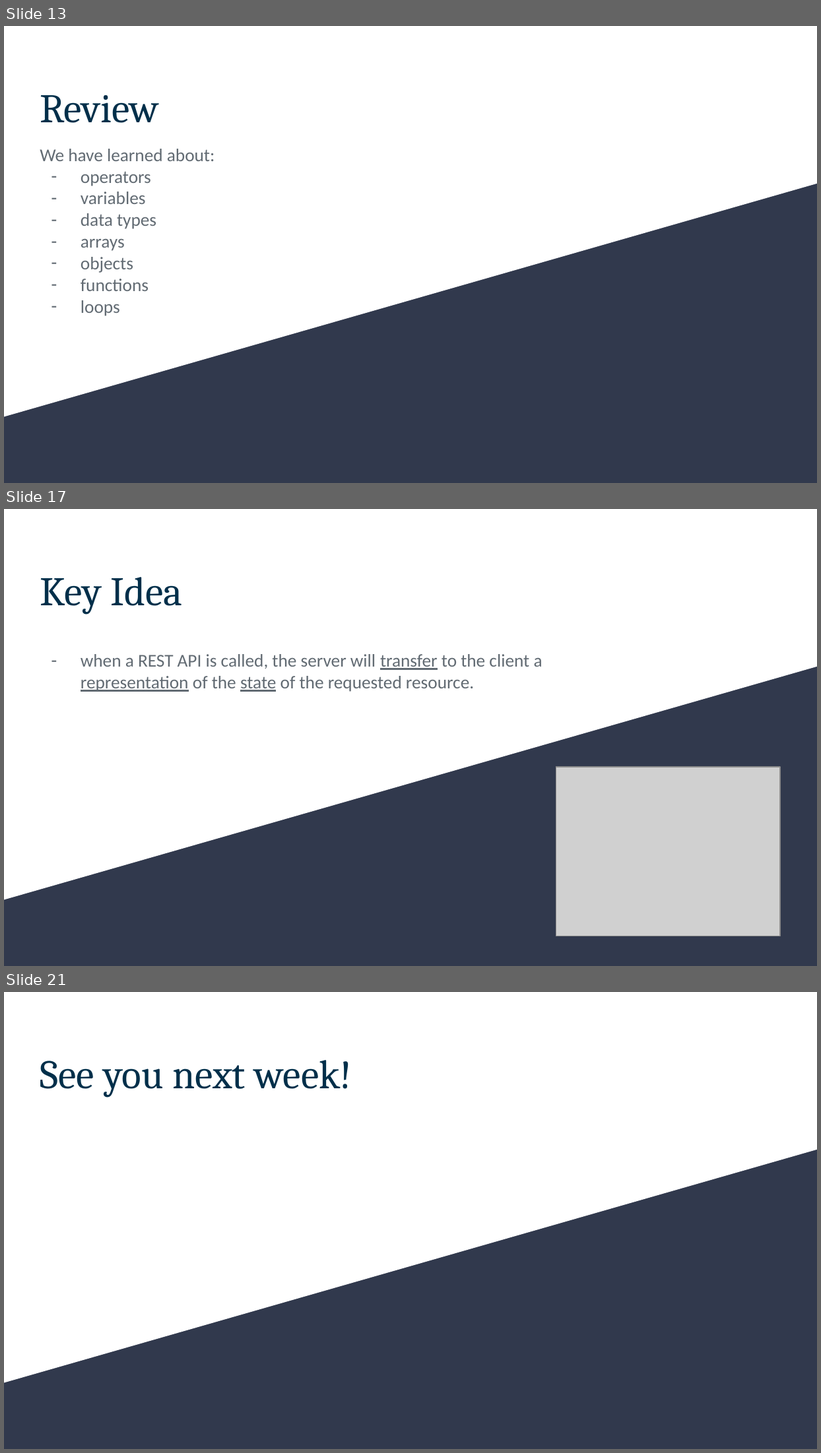
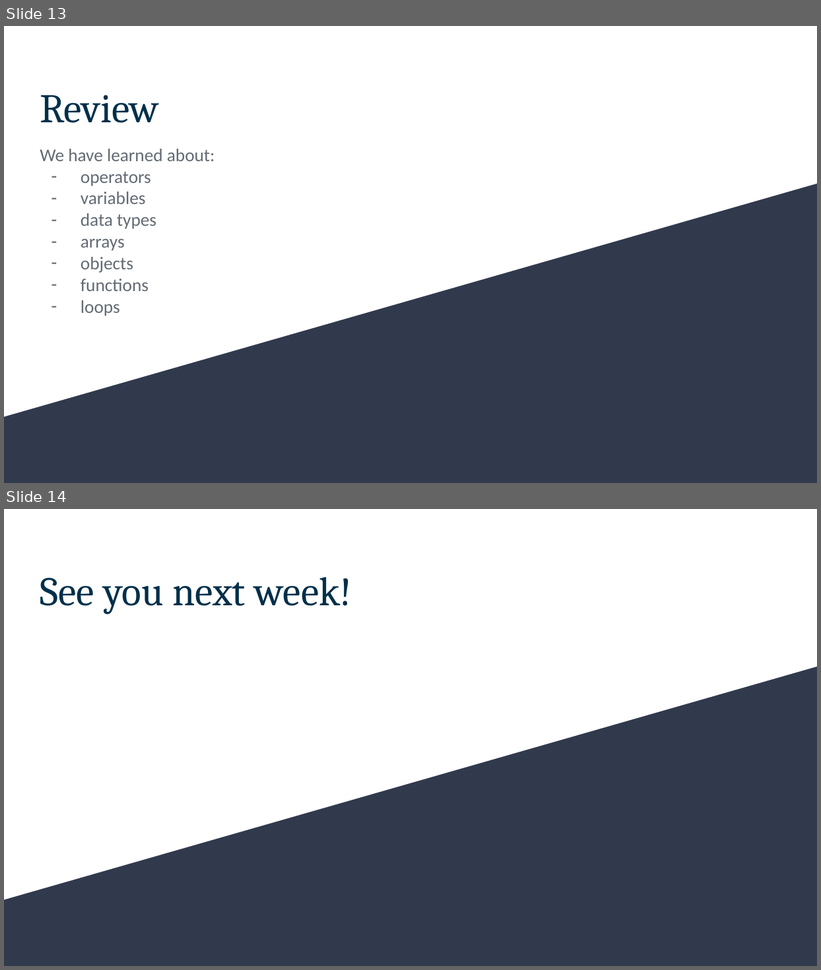
Before and after one commit to soyeonjangg/W20-Lessons, a slide deck: webdev/lesson-1/lesson-1.pptx. Shown one above the other, each under a label of ours: slides 13, 17 and 21 before the commit, slides 13 and 14 after it; the slides between them are not shown. The pictures are 821x1453 and 821x970 pixels, drawn with LibreOffice and Linux fonts; fonts in the diff are those of the drawing; grey boxes stand for pictures. Boxes give left, top, right and bottom in pixels: in the first picture for what was removed or moved away, otherwise in the second. Text is boxed around its words. In the diff, an @@ line names an element or a change of style, - is before the commit and + after.

```diff
--- a/webdev/lesson-1/lesson-1.pptx
+++ b/webdev/lesson-1/lesson-1.pptx
@@ slide 17 removed at (4, 509, 817, 966), background #31394D; not listed: 1 template element that a slide beside it also shows @@
@@ title removed at (40, 577, 183, 615) @@
-Key Idea
@@ subtitle removed at (81, 654, 543, 692) @@
-– when a REST API is called, the server will transfer to the client a representation of the state of the requested resource.
@@ picture removed at (556, 767, 781, 936) @@
@@ what was slide 21 is now slide 14 @@
```
Also in this commit, not shown: 2 slides changed, 7 other slides removed, 3 other files.
